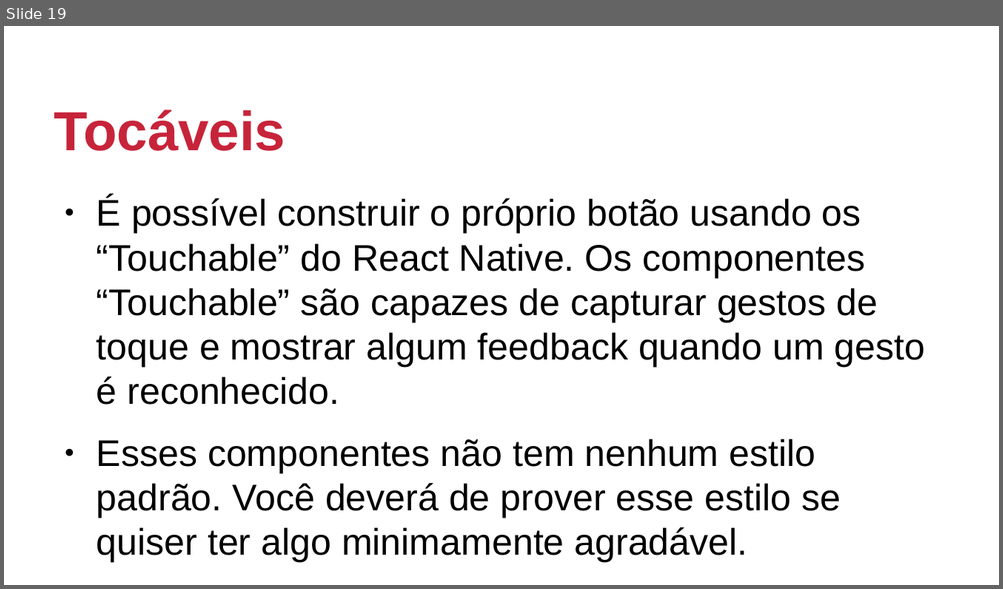
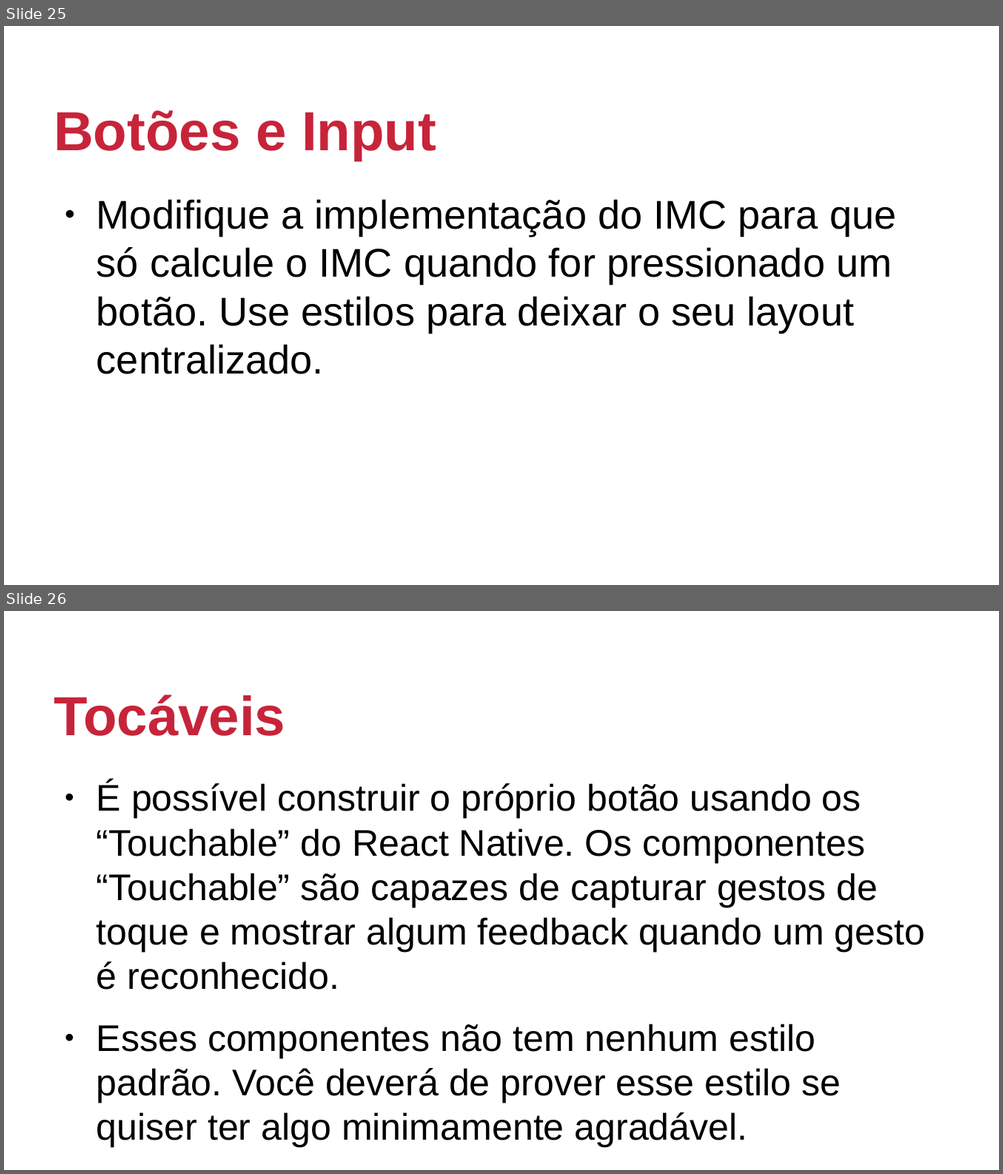
Before and after one commit to johnmagt/PIDM-2019_2, a slide deck: SLIDES/aula02.odp. Shown one above the other, each under a label of ours: slide 19 before the commit, slides 25 and 26 after it. The pictures are 1003x589 and 1003x1174 pixels, drawn with LibreOffice and Linux fonts; fonts in the diff are those of the drawing; background and template pictures are left out. Boxes give left, top, right and bottom in pixels: in the first picture for what was removed or moved away, otherwise in the second. Text is boxed around its words. In the diff, an @@ line names an element or a change of style, - is before the commit and + after.

```diff
--- a/SLIDES/aula02.odp
+++ b/SLIDES/aula02.odp
@@ slide 25 added at (x1=4, y1=26, x2=999, y2=585), background #FFFFFF; not listed: 3 template elements that a slide beside it also shows @@
@@ title added at (x1=54, y1=110, x2=436, y2=161), 44 pt, text #C7243A, bold @@
+Botões e Input
@@ text added at (x1=96, y1=199, x2=896, y2=375), 32 pt, text #000000 @@
+● Modifique a implementação do IMC para que só calcule o IMC quando for pressionado um botão. Use estilos para deixar o seu layout centralizado.
@@ what was slide 19 is now slide 26 @@
```
Also in this commit, not shown: 4 slides changed, 6 other slides added, 41 other files.
